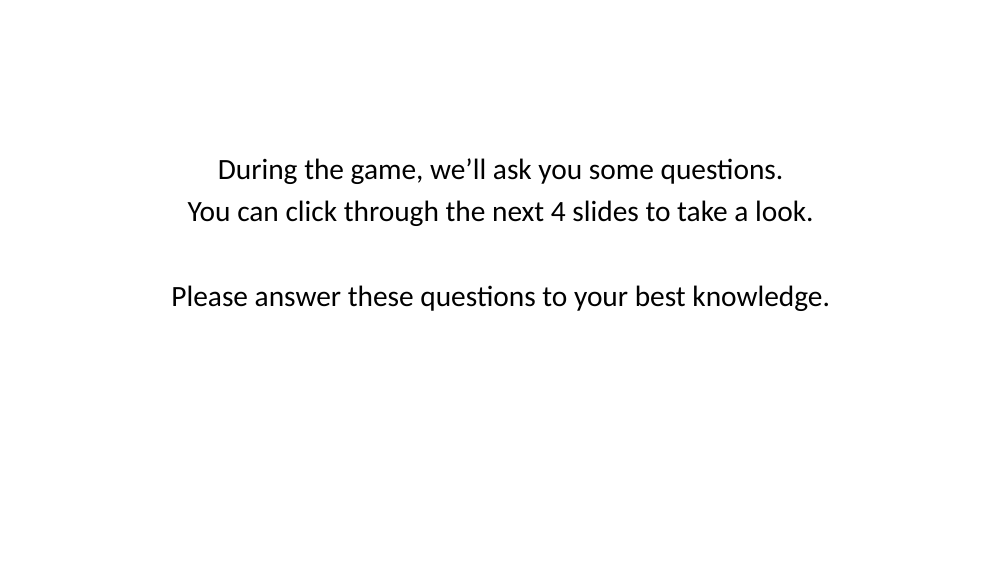
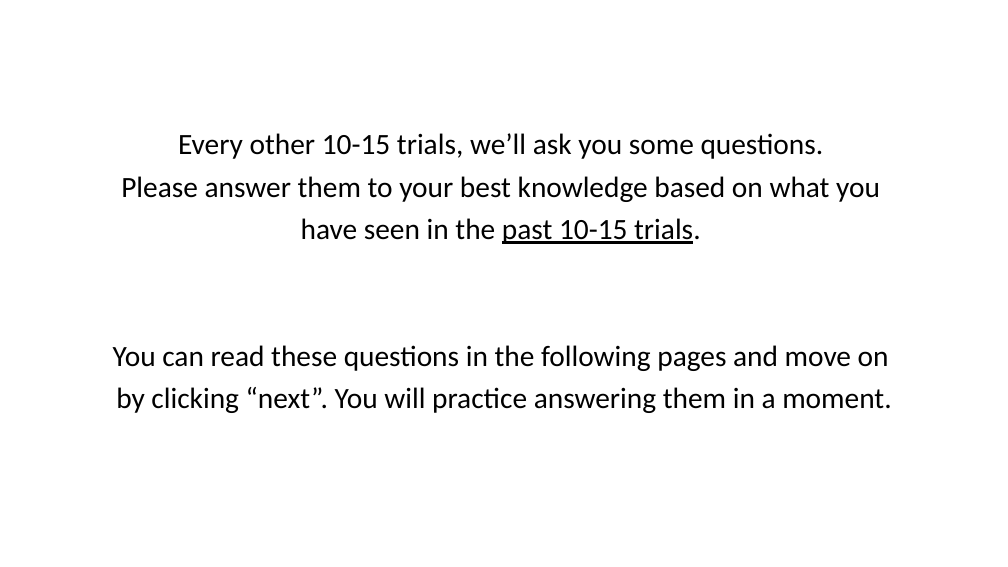
Before and after one commit to LillianXu2019/LUX-RL, a slide deck: slide 18 of images/task_instructions_lux.pptx. Drawn at 1008x567 pixels with LibreOffice and Linux fonts; fonts in the diff are those of the drawing. Boxes give left, top, right and bottom in pixels: in the first picture for what was removed or moved away, otherwise in the second. Text is boxed around its words. In the diff, an @@ line names an element or a change of style, - is before the commit and + after.

```diff
--- a/images/task_instructions_lux.pptx
+++ b/images/task_instructions_lux.pptx
@@ text at [113,133,891,413]: text changed @@
-During the game, we’ll ask you some questions.
-You can click through the next 4 slides to take a look.
-Please answer these questions to your best knowledge.
+Every other 10-15 trials, we’ll ask you some questions.
+Please answer them to your best knowledge based on what you
+have seen in the past 10-15 trials.
+You can read these questions in the following pages and move on
+by clicking “next”. You will practice answering them in a moment.
```
Also in this commit, not shown: 7 other slides changed, 7 slides added, 2 slides removed, 19 other files.
